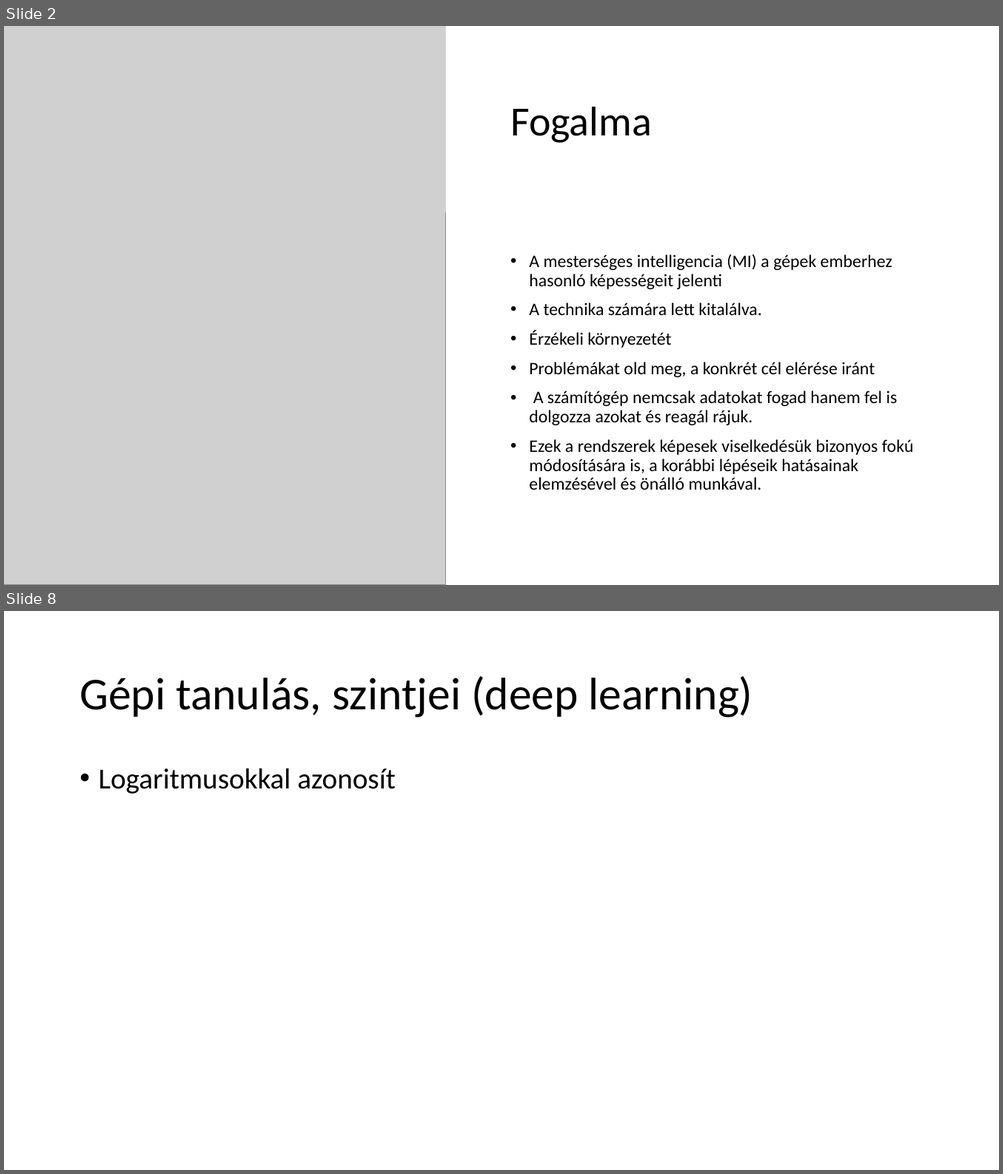
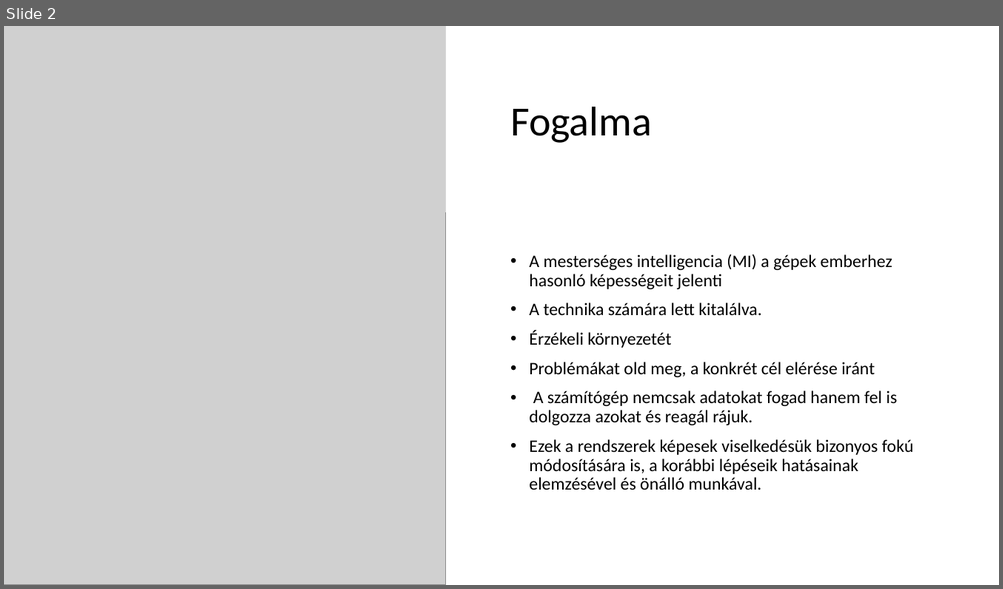
Before and after one commit to peterdaviid/ai-ppt, a slide deck: ai ppt.pptx. Shown one above the other, each under a label of ours: slides 2 and 8 before the commit, slide 2 after it; the slides between them are not shown. The pictures are 1003x1174 and 1003x589 pixels, drawn with LibreOffice and Linux fonts; fonts in the diff are those of the drawing; grey boxes stand for pictures. Boxes give left, top, right and bottom in pixels: in the first picture for what was removed or moved away, otherwise in the second. Text is boxed around its words. In the diff, an @@ line names an element or a change of style, - is before the commit and + after.

Commit message:
ppt készítés
rafi: történet
szilárd: neurális hálózat, gépi tanulás
dávid: képek, formázás, történet

```diff
--- a/ai ppt.pptx
+++ b/ai ppt.pptx
@@ slide 8 removed at <box>4,611,999,1170</box>, background #FFFFFF @@
@@ title removed at <box>79,676,753,718</box> @@
-Gépi tanulás, szintjei (deep learning)
@@ text removed at <box>99,768,395,794</box> @@
-• Logaritmusokkal azonosít
```
Also in this commit, not shown: 9 slides changed, 3 slides added, 1 other slide removed.
